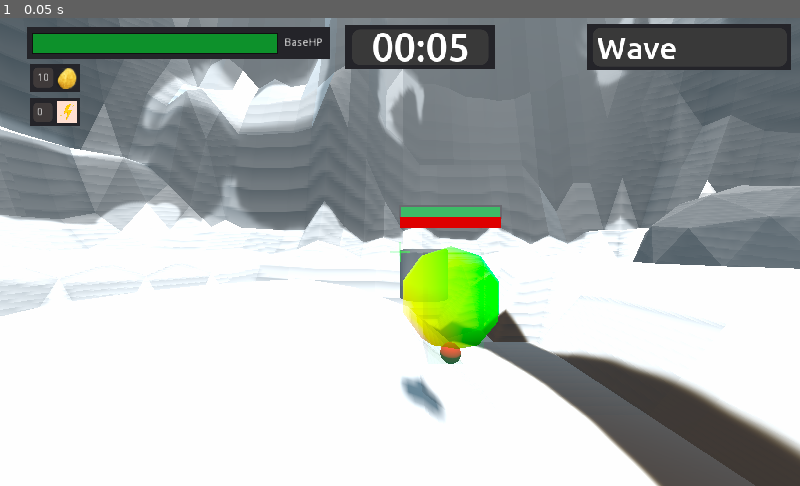
Above: before the commit, frame 1.
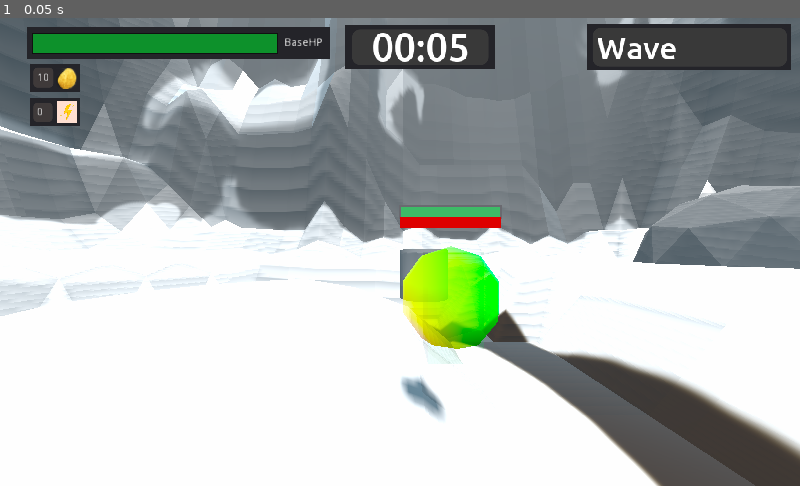
Above: after the commit, the same moment.

Repository: Paulpanther/MultiplayerTowerDefense
Game: Godot game, scene res://game/game.tscn
The game is run twice, just before and just after one commit, with the same random seed, the same clock (stepped at 60 frames per second) and the same inputs.
Inputs:
- Up to frame 1 (0.05 s): no input

The runs differ from the first frame. In frame 1, 0.1% of the frame differs, in the area x 48-58%, y 47-74%.
Error in both runs: Assertion failed. (res://addons/multiplayer/NetworkGame.gd:84)

Commit message:
Fix Collider

Diff:
--- a/player/CameraOrbit.gd
+++ b/player/CameraOrbit.gd
@@ -32,6 +32,9 @@
 	Input.set_mouse_mode(Input.MOUSE_MODE_CAPTURED)
 
 	$Camera.current = player.is_network_master()
+	if not player.is_network_master():
+		$Camera/Crosshair.hide()
+	collisionIndicator.hide()
 
 
 func _input(event):
@@ -64,12 +67,12 @@
 		isLeft = false
 
 	#Ray Collision
-	if $Camera/RayCast.is_colliding() and $Camera/RayCast.get_collider() != null:
+	if $Camera/RayCast.is_colliding():
 		#collisionIndicator.show()
 		collision_point = $Camera/RayCast.get_collision_point()
 		collisionIndicator.global_transform.origin = collision_point
 		collider = $Camera/RayCast.get_collider()
-		if collider == null:
+		if collider == null or not is_instance_valid(collider):
 			collision_group = null
 			return
 		collision_group = collider.get_groups()[0]
--- a/player/player.gd
+++ b/player/player.gd
@@ -35,7 +35,7 @@
 	Global.rpc("add_chips", 1)
 
 func _process_melee():
-	if camera.get_collision_group() == "enemy_collider":
+	if camera.get_collision_group() == "enemy_collider" and is_instance_valid(camera.get_collider()):
 		var enemy = camera.get_collider().get_parent()
 
 		if Input.is_action_pressed("melee"):
--- a/project.godot
+++ b/project.godot
@@ -111,6 +111,11 @@
 "events": [ Object(InputEventKey,"resource_local_to_scene":false,"resource_name":"","device":0,"alt":false,"shift":false,"control":false,"meta":false,"command":false,"pressed":false,"scancode":50,"physical_scancode":0,"unicode":0,"echo":false,"script":null)
  ]
 }
+melee={
+"deadzone": 0.5,
+"events": [ Object(InputEventMouseButton,"resource_local_to_scene":false,"resource_name":"","device":0,"alt":false,"shift":false,"control":false,"meta":false,"command":false,"button_mask":0,"position":Vector2( 0, 0 ),"global_position":Vector2( 0, 0 ),"factor":1.0,"button_index":1,"pressed":false,"doubleclick":false,"script":null)
+ ]
+}
 
 [physics]
 
